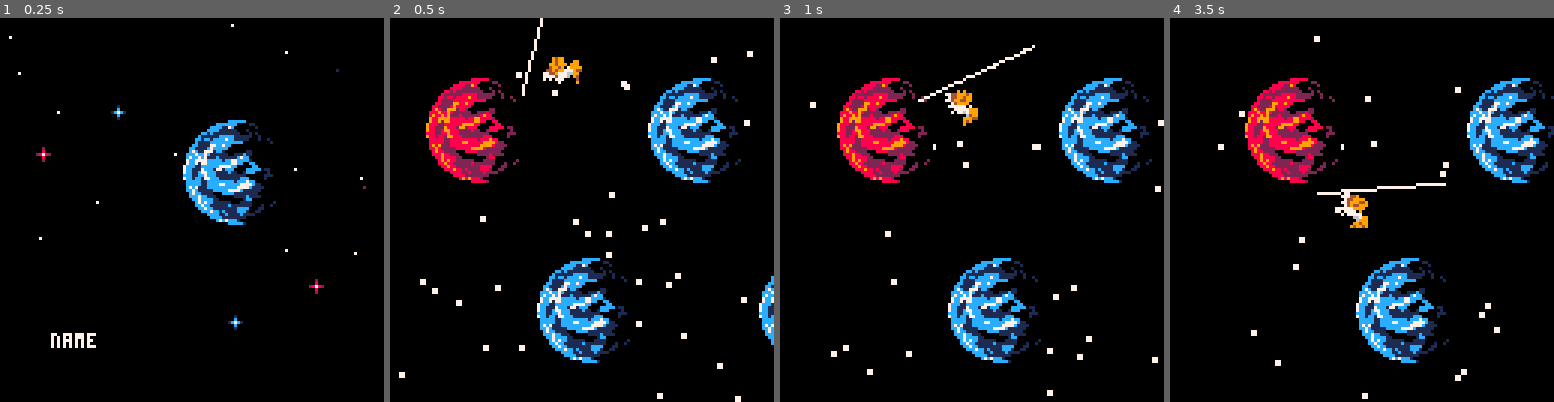
Above: before the commit, frames 1-4 (left to right).
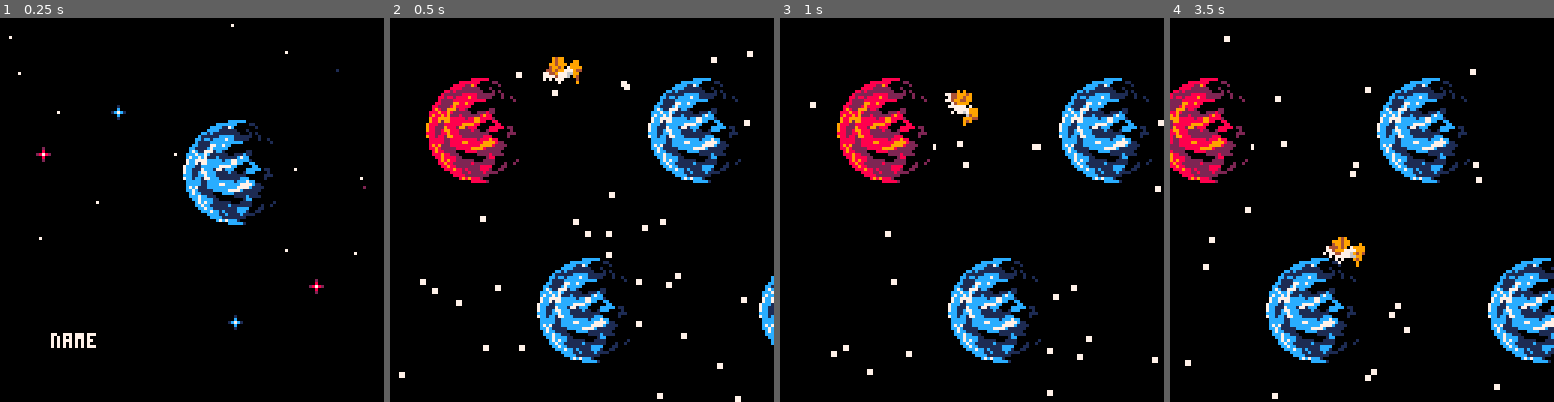
Above: after the commit, the same moments.

Repository: woofers/discord-jam-2
Game: PICO-8 cartridge discord-jam-2.p8
Same seed, same stepped clock (60 frames per second), same inputs: the game is played once before the commit and once after it.
Inputs:
- Up to frame 1 (0.25 s): no input
- Up to frame 2 (0.5 s): tap X (X key) at 0.33 s
- Up to frame 3 (1 s): tap O (Z key) at 0.7 s
- Up to frame 4 (3.5 s): tap X (X key) at 1.07, 1.85, 2.97 s; hold Right 1.6-2.1 s; tap O (Z key) every 0.4 s from 1.7 to 3.3 s; hold Up 2.15-2.42 s; hold Right 2.47-3.03 s; hold Left from 3.08 s (still down)

Frame 1 is identical in both runs. In frame 2, 0.2% of the frame differs, in the area x 34-40%, y 0-21%; in frame 3, 0.3%; in frame 4, 27%, in the area x 0-100%, y 4-100%.

Commit message:
Only jump if ray is on a planet

Diff:
--- a/discord-jam-2.p8
+++ b/discord-jam-2.p8
@@ -385,7 +385,9 @@
    self.x = x
    self.y = y
    self.r = 0
+   self.ray_distance = 43
    self.planets = planets
+   self.planet_colors = {1, 2, 7, 8, 9, 12}
    self:reset(t)
    self:change_planet()
 end
@@ -415,9 +417,13 @@
       self.r = self:rotate_r(self.t, dt)
       self.r = mod(self.r, 360)
       if btnp(x_key) then
-         local direction = -1
-         if (0 <= self.r and self.r <= 180) then direction = 1 end
-         self:change_planet(mod(self.t + time / 2, time), direction)
+         if self:can_jump(dt) then
+            local direction = -1
+            if (0 <= self.r and self.r <= 180) then direction = 1 end
+            self:change_planet(mod(self.t + time / 2, time), direction)
+         else
+            self:die()
+         end
       end
    end
    camera(-50 + self.x, 0)
@@ -438,6 +444,10 @@
    return pos
 end
 
+function player:die()
+
+end
+
 function player:rotate_r(t, dt)
    return self:rotation_speed(dt) * t + 90
 end
@@ -481,14 +491,29 @@
 
 function player:render(dt)
    draw_player(self.x, self.y, self.r)
-   self:cast(dt)
-end
-
-function player:cast(dt)
-   for i=0, 42 do
-      local x, y = rotate(self.x + i, self.y, self.x + 5, self.y + 10, (-self.r + 90) / 360)
-      pset(x, y, 7)
-   end
+   if draw_ray then
+      for i=0, self.ray_distance do
+         local x, y = self:ray_location(i)
+         pset(x, y, 7)
+      end
+   end
+end
+
+function player:can_jump(dt)
+   local x, y = self:ray_location(self.ray_distance)
+   local color = pget(x, y)
+   printh(color)
+   printh(self.planet_colors[color])
+   for i=0, #self.planet_colors do
+      if color == self.planet_colors[i] then
+         return true
+      end
+   end
+   return false
+end
+
+function player:ray_location(r)
+   return rotate(self.x + r, self.y, self.x + 5, self.y + 10, (-self.r + 90) / 360)
 end
 
 function draw_planet(x, y)
